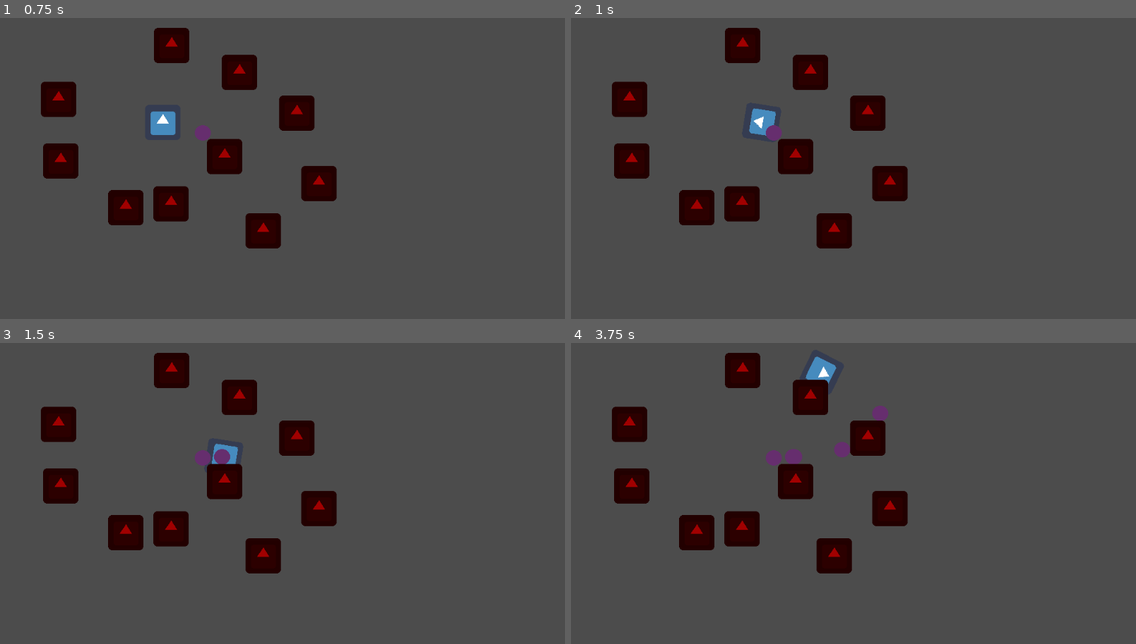
Above: before the commit, frames 1-4 (two rows, left to right).
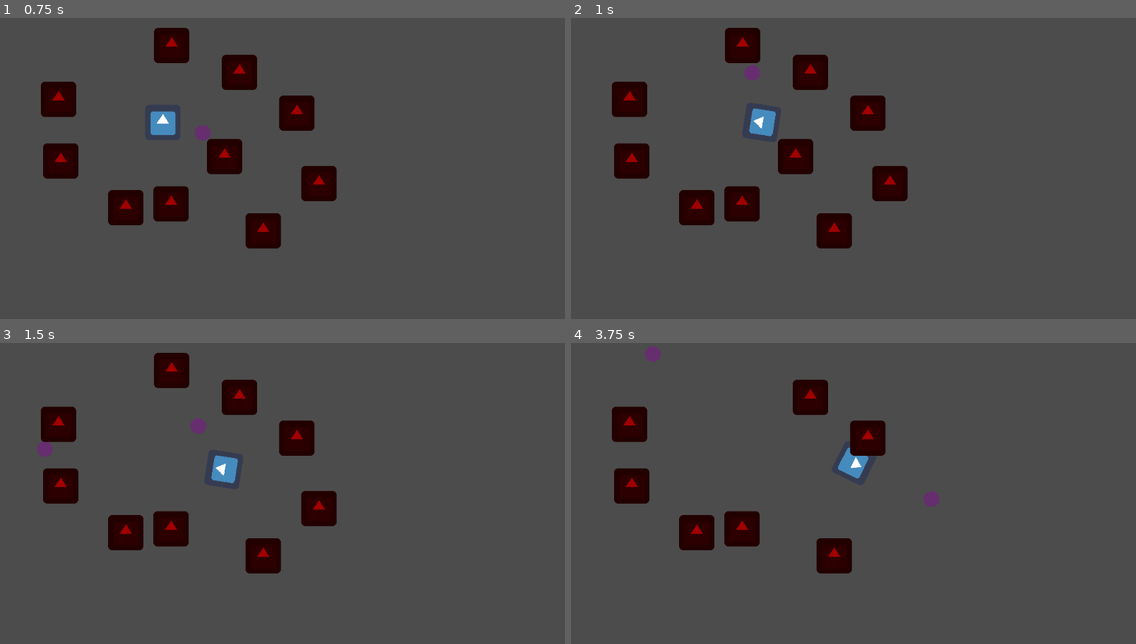
Above: after the commit, the same moments.

Repository: MetRiko/Orter
Game: Godot game, scene res://Root.tscn
Two runs of this game, one before a commit and one after it. Both use one fixed random seed, a clock stepped at 60 frames per second and the inputs below. The engine's default icon, where the game draws it, is replaced by a stand-in: a white triangle on a blue panel in a dark square.
Inputs (mouse positions are in pixels of both pictures, inside the frame that each line leads up to):
- Up to frame 1 (0.75 s): tap Enter at 0.5 s; move the mouse to (406, 165) at 0.52 s; hold Right (ui_right) from 0.53 s (still down); hold Space (shoot) from 0.53 s (still down)
- Up to frame 2 (1 s): keep holding Right (ui_right); keep holding Space (shoot)
- Up to frame 3 (1.5 s): move the mouse to (169, 523) at 1.27 s; release Right (ui_right) at 1.28 s; release Space (shoot) at 1.28 s; hold Down (ui_down) from 1.28 s (still down); tap Space (shoot) at 1.35 s
- Up to frame 4 (3.75 s): move the mouse to (910, 436) at 2.02 s; release Down (ui_down) at 2.03 s; hold Right (ui_right) 2.03-2.78 s; hold Space (shoot) 2.03-2.78 s; move the mouse to (825, 574) at 2.77 s; hold Up (ui_up) 2.78-3.53 s; tap Space (shoot) at 2.85 s; move the mouse to (1023, 556) at 3.52 s; hold Left (ui_left) from 3.53 s (still down); hold Space (shoot) from 3.53 s (still down)

Frame 1 is identical in both runs. In frame 2, 0.2% of the frame differs, in the area x 30-38%, y 15-41%; in frame 3, 1.3%; in frame 4, 3.5%, in the area x 13-66%, y 1-61%.

Commit message:
Added bullet bounce and tile destruction

Diff:
--- /dev/null
+++ b/project/Tiles/Tile.gd
@@ -0,0 +1,9 @@
+extends StaticBody2D
+
+export var maxHealth = 100.0
+onready var currentHealth = maxHealth
+
+func damage(amount):
+	currentHealth -= amount
+	if currentHealth <= 0:
+		queue_free()
--- a/project/Tiles/Tile.tscn
+++ b/project/Tiles/Tile.tscn
@@ -1,13 +1,16 @@
-[gd_scene load_steps=3 format=2]
+[gd_scene load_steps=4 format=2]
 
-[ext_resource path="res://icon.png" type="Texture" id=1]
+[ext_resource path="res://Tiles/Tile.gd" type="Script" id=1]
+[ext_resource path="res://icon.png" type="Texture" id=2]
 
 [sub_resource type="RectangleShape2D" id=1]
 
 custom_solver_bias = 0.0
 extents = Vector2( 32.0656, 31.9576 )
 
-[node name="Tile" type="StaticBody2D"]
+[node name="Tile" type="StaticBody2D" index="0" groups=[
+"Damageable",
+]]
 
 input_pickable = false
 collision_layer = 1
@@ -16,12 +19,14 @@
 constant_angular_velocity = 0.0
 friction = 1.0
 bounce = 0.0
+script = ExtResource( 1 )
 _sections_unfolded = [ "Collision" ]
+maxHealth = 50.0
 
 [node name="Sprite" type="Sprite" parent="." index="0"]
 
 modulate = Color( 0.632813, 0, 0, 1 )
-texture = ExtResource( 1 )
+texture = ExtResource( 2 )
 _sections_unfolded = [ "Visibility" ]
 
 [node name="CollisionShape2D" type="CollisionShape2D" parent="." index="1"]
--- a/project/weapon/Bullet.gd
+++ b/project/weapon/Bullet.gd
@@ -1,5 +1,6 @@
 extends KinematicBody2D
 
+export var bulletDamage = 34
 var vel = Vector2()
 
 func setVelocity(vel):
@@ -8,5 +9,8 @@
 func _process(delta): # delta = 1/60s
 	var collision = move_and_collide(vel * delta * 60.0)
 	if collision:
-		vel = Vector2()
+		vel = vel.bounce(collision.normal)
+		var collider = collision.collider
+		if collider.is_in_group("Damageable"):
+			collider.damage(bulletDamage)
 #	global_position += vel * delta * 60.0
